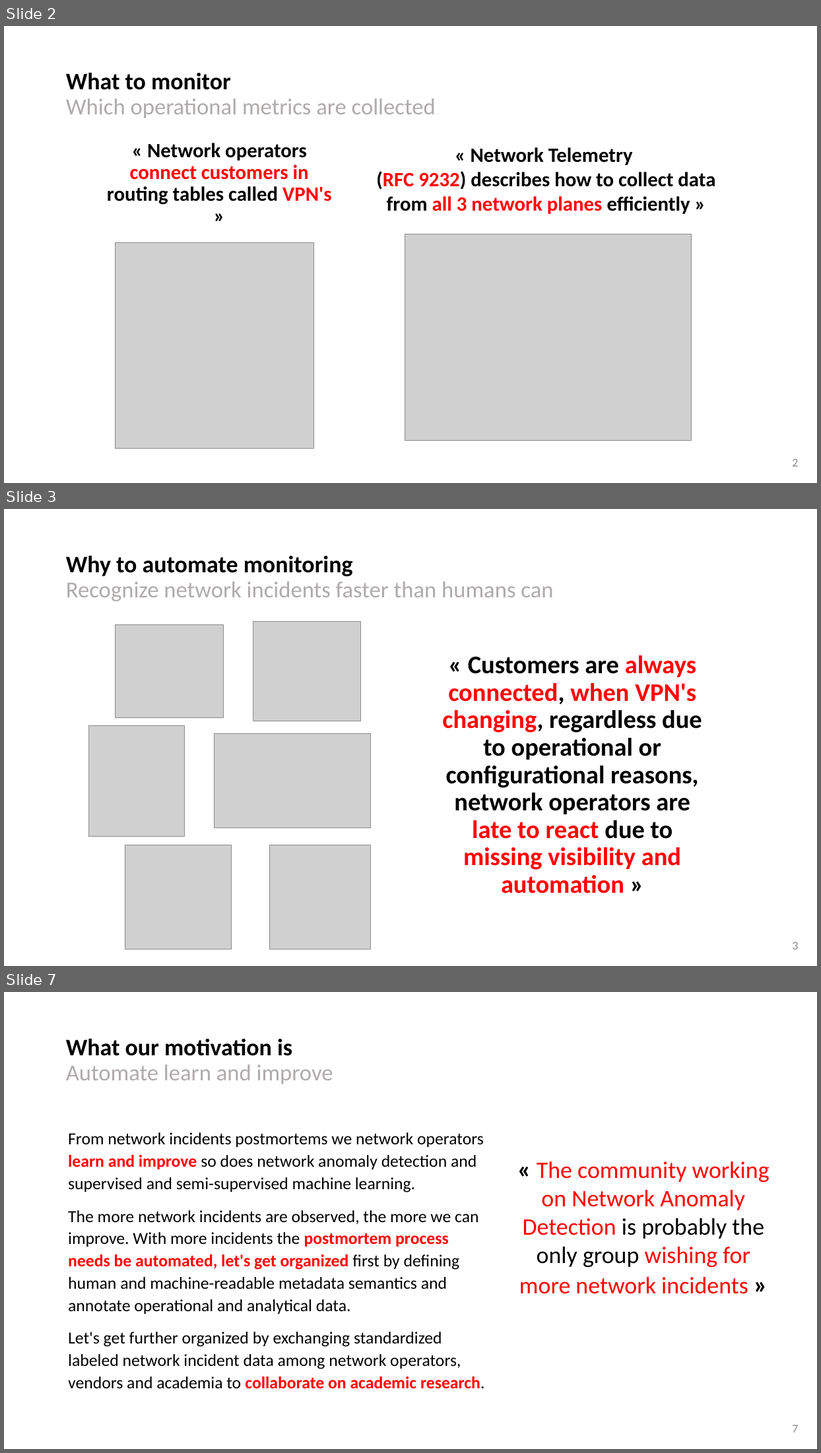
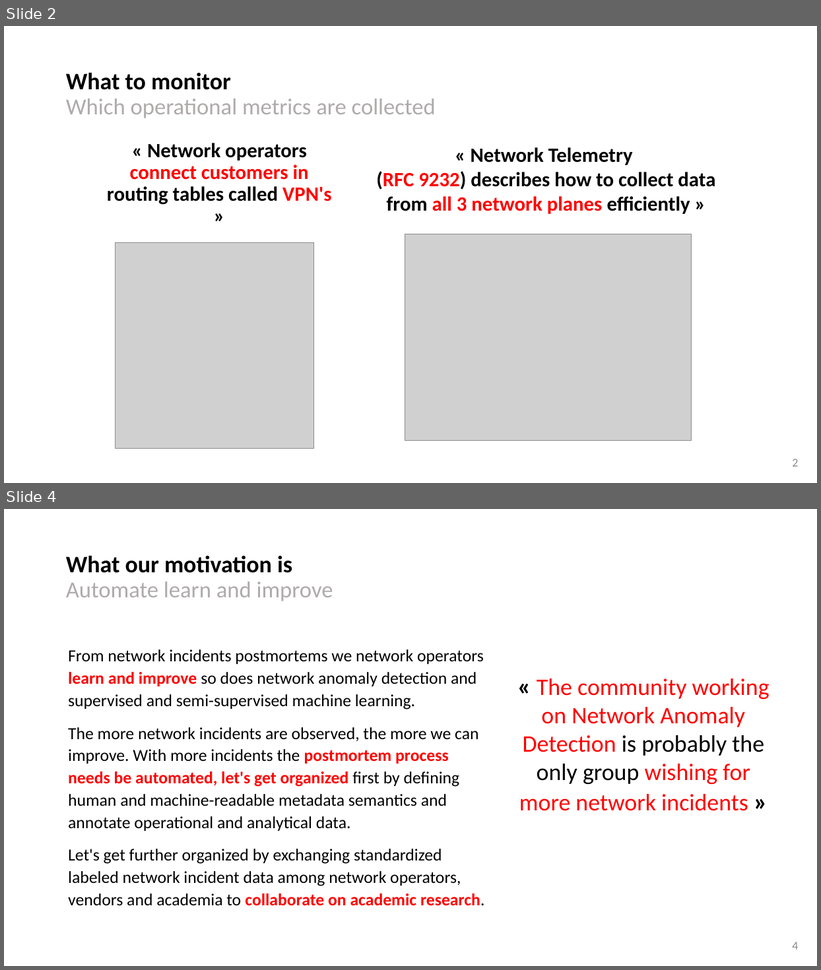
Before and after one commit to network-analytics/ietf-network-analytics-document-status, a slide deck: 119/NMOP/draft-netana-nmop-network-anomaly-semantics-and-lifecycle.pptx. Shown one above the other, each under a label of ours: slides 2, 3 and 7 before the commit, slides 2 and 4 after it; the slides between them are not shown. The pictures are 821x1453 and 821x970 pixels, drawn with LibreOffice and Linux fonts; fonts in the diff are those of the drawing; grey boxes stand for pictures. Boxes give left, top, right and bottom in pixels: in the first picture for what was removed or moved away, otherwise in the second. Text is boxed around its words. In the diff, an @@ line names an element or a change of style, - is before the commit and + after.

```diff
--- a/119/NMOP/draft-netana-nmop-network-anomaly-semantics-and-lifecycle.pptx
+++ b/119/NMOP/draft-netana-nmop-network-anomaly-semantics-and-lifecycle.pptx
@@ slide 3 removed at <box>4,509,817,966</box>, background #FFFFFF @@
@@ title removed at <box>66,555,553,601</box> @@
-Why to automate monitoring
-Recognize network incidents faster than humans can
@@ picture removed at <box>115,625,224,718</box> @@
@@ picture removed at <box>253,622,361,722</box> @@
@@ text removed at <box>442,656,702,894</box> @@
-« Customers are always connected, when VPN's changing, regardless due to operational or configurational reasons, network operators are late to react due to missing visibility and automation »
@@ picture removed at <box>89,725,185,836</box> @@
@@ picture removed at <box>215,734,370,828</box> @@
@@ picture removed at <box>125,845,232,950</box> @@
@@ picture removed at <box>269,845,370,950</box> @@
@@ page number removed at <box>792,942,798,950</box> @@
-3
@@ what was slide 7 is now slide 4 @@
@@ page number at <box>792,942,798,950</box>: text changed @@
-7
+4
```
Also in this commit, not shown: 2 slides changed, 2 other slides removed, 3 other files.
